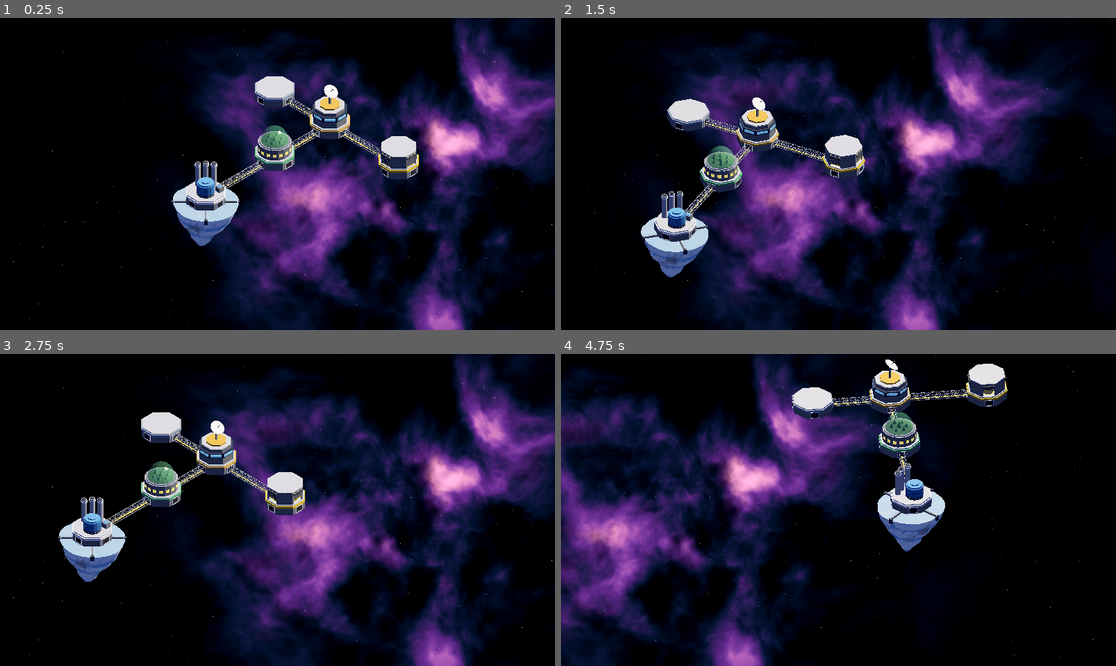
Above: before the commit, frames 1-4 (two rows, left to right).
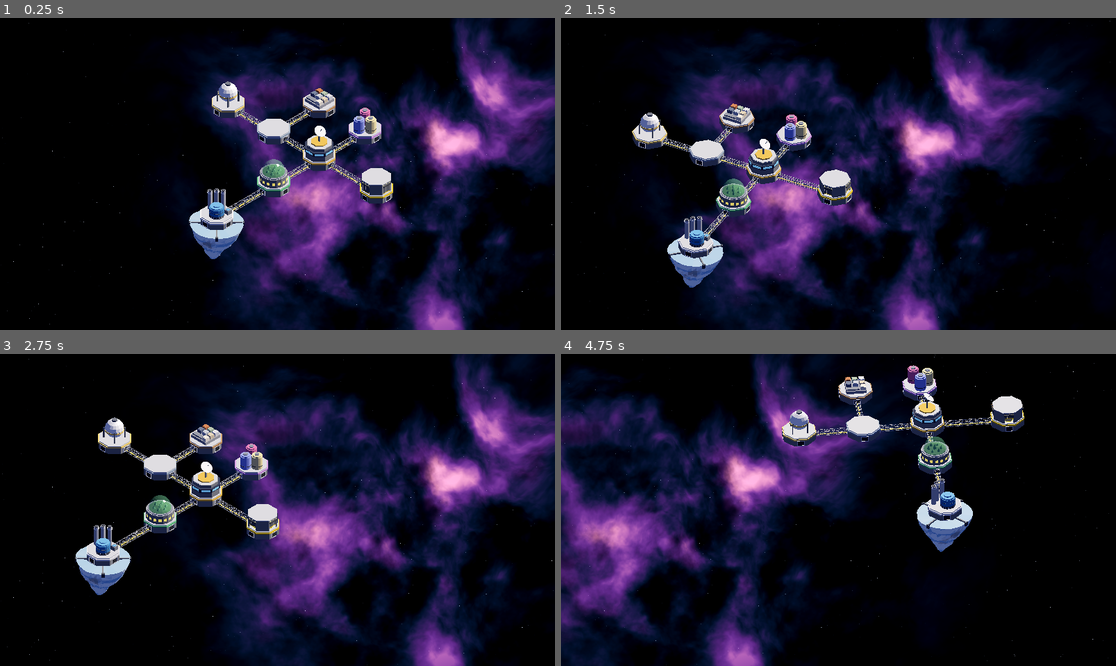
Above: after the commit, the same moments.

Repository: mturnbo/DeepYield
Game: Godot game, scene res://design/space/space_setting.tscn
Same seed, same stepped clock (60 frames per second), same inputs: the game is played once before the commit and once after it.
Inputs (mouse positions are in pixels of both pictures, inside the frame that each line leads up to):
- Up to frame 1 (0.25 s): no input
- Up to frame 2 (1.5 s): tap Enter at 0.5 s; move the mouse to (960, 158) at 0.52 s; hold D 0.53-1.25 s; tap R at 0.6 s; click (960, 158) at 0.67 s; drag from (727, 189) to (810, 236) at 1.27 s
- Up to frame 3 (2.75 s): tap Space at 2 s; move the mouse to (333, 441) at 2.02 s; hold D from 2.03 s (still down); tap R at 2.1 s
- Up to frame 4 (4.75 s): release D at 2.75 s; drag from (810, 572) to (672, 463) at 2.77 s; tap Enter at 3.5 s; move the mouse to (1005, 556) at 3.52 s; hold A 3.53-4.25 s; tap R at 3.6 s; drag from (672, 463) to (755, 432) at 4.27 s

The runs differ from the first frame. In frame 1, 8.4% of the frame differs, in the area x 30-76%, y 18-78%; in frame 2, 8.9%; in frame 3, 8.7%; in frame 4, 9.6%, in the area x 39-84%, y 1-64%.

Commit message:
Add gas, metal and helium-3 storage modules
Co-Authored-By: Claude Opus 5.5 <noreply@anthropic.com>

Diff:
--- /dev/null
+++ b/design/modules/gas_storage.gd
@@ -0,0 +1,91 @@
+@tool
+extends "res://design/modules/module_base.gd"
+## Gas storage: a module base with a violet band and three pressurized tanks, one
+## each for hydrogen, helium and nitrogen, colored by the gas they hold. Each tank
+## has a dark ring low on its side and a rounded top with a valve cap.
+## Distances are in meters.
+
+@export var tank_radius := 5.2:
+	set(value):
+		tank_radius = value
+		_rebuild()
+@export var tank_height := 13.0:
+	set(value):
+		tank_height = value
+		_rebuild()
+@export var hydrogen_color := Color("e36fa8"):
+	set(value):
+		hydrogen_color = value
+		_rebuild()
+@export var helium_color := Color("f4e3a1"):
+	set(value):
+		helium_color = value
+		_rebuild()
+@export var nitrogen_color := Color("8c9bf2"):
+	set(value):
+		nitrogen_color = value
+		_rebuild()
+@export var ring_color := Color("3a3e45"):
+	set(value):
+		ring_color = value
+		_rebuild()
+@export var cap_color := Color("7d8696"):
+	set(value):
+		cap_color = value
+		_rebuild()
+
+const TANK_SIDES := 16
+# Hydrogen at the back, nitrogen front left and helium front right, as seen from the default camera.
+const HYDROGEN_SPOT := Vector3(-5.3, 0, -5.3)
+const HELIUM_SPOT := Vector3(7.5, 0, 0)
+const NITROGEN_SPOT := Vector3(0, 0, 7.5)
+
+var _tanks: MeshInstance3D
+
+
+func _init() -> void:
+	band_color = Color("c58be0")
+
+
+func _rebuild() -> void:
+	super()
+	if not is_inside_tree():
+		return
+	if _tanks == null:
+		_tanks = MeshInstance3D.new()
+		add_child(_tanks)
+
+	var rings := SurfaceTool.new()
+	var caps := SurfaceTool.new()
+	rings.begin(Mesh.PRIMITIVE_TRIANGLES)
+	caps.begin(Mesh.PRIMITIVE_TRIANGLES)
+
+	var mesh := ArrayMesh.new()
+	var deck_top := hull_height / 2.0 + band_height + deck_height
+	for pair in [[HYDROGEN_SPOT, hydrogen_color], [HELIUM_SPOT, helium_color], [NITROGEN_SPOT, nitrogen_color]]:
+		var body := SurfaceTool.new()
+		body.begin(Mesh.PRIMITIVE_TRIANGLES)
+		_add_tank(body, rings, caps, pair[0], deck_top)
+		body.commit(mesh)
+		mesh.surface_set_material(mesh.get_surface_count() - 1, MeshBuilder.make_material(pair[1]))
+	for pair in [[rings, ring_color], [caps, cap_color]]:
+		pair[0].commit(mesh)
+		mesh.surface_set_material(mesh.get_surface_count() - 1, MeshBuilder.make_material(pair[1]))
+	_tanks.mesh = mesh
+
+
+# A round tank with a ring around it near the bottom, a narrower shoulder on top
+# and a small valve cap.
+func _add_tank(body: SurfaceTool, rings: SurfaceTool, caps: SurfaceTool, spot: Vector3, deck_top: float) -> void:
+	var top := deck_top + tank_height
+	_add_round(body, spot, tank_radius, deck_top, top)
+	_add_round(rings, spot, tank_radius + 0.15, deck_top + tank_height * 0.22, deck_top + tank_height * 0.22 + 0.6)
+	_add_round(body, spot, tank_radius * 0.82, top, top + 1.2)
+	_add_round(caps, spot, tank_radius * 0.42, top + 1.2, top + 2.0)
+
+
+func _add_round(st: SurfaceTool, center: Vector3, radius: float, bottom: float, top: float) -> void:
+	var piece := SurfaceTool.new()
+	piece.begin(Mesh.PRIMITIVE_TRIANGLES)
+	MeshBuilder.add_prism(piece, TANK_SIDES, radius, radius, bottom, top, PI / TANK_SIDES)
+	st.append_from(piece.commit(), 0, Transform3D(Basis(), center))
--- /dev/null
+++ b/design/modules/helium3_storage.gd
@@ -0,0 +1,110 @@
+@tool
+extends "res://design/modules/module_base.gd"
+## Helium-3 storage: a module base with a gold band and a single frosted white
+## cryogenic sphere held up on four struts, with a gold stripe around it and a
+## valve cap on top. Distances are in meters.
+
+@export var sphere_radius := 9.0:
+	set(value):
+		sphere_radius = value
+		_rebuild()
+## How high the bottom of the sphere sits above the deck.
+@export var clearance := 1.5:
+	set(value):
+		clearance = value
+		_rebuild()
+@export var frost_color := Color("e9edf2"):
+	set(value):
+		frost_color = value
+		_rebuild()
+@export var stripe_color := Color("ffd36e"):
+	set(value):
+		stripe_color = value
+		_rebuild()
+@export var strut_color := Color("606774"):
+	set(value):
+		strut_color = value
+		_rebuild()
+
+const SIDES := 16
+const RINGS := 8
+
+var _sphere: MeshInstance3D
+
+
+func _init() -> void:
+	band_color = Color("ffd36e")
+
+
+func _rebuild() -> void:
+	super()
+	if not is_inside_tree():
+		return
+	if _sphere == null:
+		_sphere = MeshInstance3D.new()
+		add_child(_sphere)
+
+	var frost := SurfaceTool.new()
+	var stripe := SurfaceTool.new()
+	var struts := SurfaceTool.new()
+	for st in [frost, stripe, struts]:
+		st.begin(Mesh.PRIMITIVE_TRIANGLES)
+
+	var deck_top := hull_height / 2.0 + band_height + deck_height
+	var center := Vector3(0, deck_top + clearance + sphere_radius, 0)
+	_add_sphere(frost, center)
+	MeshBuilder.add_prism(stripe, SIDES, sphere_radius * 1.02, sphere_radius * 1.02, center.y - 2.2, center.y - 0.6, PI / SIDES)
+	var cap_bottom := center.y + sphere_radius - 0.4
+	MeshBuilder.add_prism(struts, SIDES, sphere_radius * 0.3, sphere_radius * 0.3, cap_bottom, cap_bottom + 1.4, PI / SIDES)
+
+	# Four struts on the diagonals, from the deck up to the sphere's middle.
+	var strut_out := sphere_radius + 0.8
+	for i in 4:
+		var direction := Basis(Vector3.UP, PI / 4.0 + i * PI / 2.0) * Vector3.RIGHT
+		var foot := direction * strut_out + Vector3(0, deck_top, 0)
+		MeshBuilder.add_box(struts, Vector3(1.1, center.y + 1.0 - deck_top, 1.1), Transform3D(Basis(), foot + Vector3(0, (center.y + 1.0 - deck_top) / 2.0, 0)))
+		MeshBuilder.add_strut(struts, foot + Vector3(0, center.y - deck_top, 0), center + direction * (sphere_radius - 0.5), 0.6)
+
+	var mesh := ArrayMesh.new()
+	frost.commit(mesh)
+	mesh.surface_set_material(0, _frost_material())
+	stripe.commit(mesh)
+	mesh.surface_set_material(1, MeshBuilder.make_material(stripe_color))
+	struts.commit(mesh)
+	mesh.surface_set_material(2, MeshBuilder.make_material(strut_color))
+	_sphere.mesh = mesh
+
+
+# A faceted sphere: bands of panels between rings of latitude, closed by a point at each pole.
+func _add_sphere(st: SurfaceTool, center: Vector3) -> void:
+	var rings := []
+	for k in range(1, RINGS):
+		var latitude := -PI / 2.0 + k * PI / RINGS
+		var ring := []
+		for i in SIDES:
+			var angle := PI / SIDES + i * TAU / SIDES
+			ring.append(center + sphere_radius * Vector3(cos(latitude) * cos(angle), sin(latitude), cos(latitude) * sin(angle)))
+		rings.append(ring)
+
+	for k in rings.size() - 1:
+		var lower: Array = rings[k]
+		var upper: Array = rings[k + 1]
+		for i in SIDES:
+			var j := (i + 1) % SIDES
+			MeshBuilder.add_quad(st, lower[i], lower[j], upper[j], upper[i], (lower[i] + upper[j]) / 2.0 - center)
+
+	var bottom := center + Vector3(0, -sphere_radius, 0)
+	var top := center + Vector3(0, sphere_radius, 0)
+	var first: Array = rings[0]
+	var last: Array = rings[rings.size() - 1]
+	for i in SIDES:
+		var j := (i + 1) % SIDES
+		MeshBuilder.add_triangle(st, first[i], first[j], bottom, (first[i] + first[j] + bottom) / 3.0 - center)
+		MeshBuilder.add_triangle(st, last[i], last[j], top, (last[i] + last[j] + top) / 3.0 - center)
+
+
+func _frost_material() -> StandardMaterial3D:
+	var material := MeshBuilder.make_material(frost_color)
+	material.roughness = 0.6
+	material.metallic = 0.0
+	return material
--- /dev/null
+++ b/design/modules/metal_storage.gd
@@ -0,0 +1,83 @@
+@tool
+extends "res://design/modules/module_base.gd"
+## Metal storage: a module base with a bronze band and a raised block topped with
+## seven lidded bins, one for each asteroid metal, colored by the metal it holds.
+## A low loader runs along the front of the block where the two missing bins
+## would be. Distances are in meters.
+
+@export var block_size := 19.0:
+	set(value):
+		block_size = value
+		_rebuild()
+@export var block_height := 3.0:
+	set(value):
+		block_height = value
+		_rebuild()
+@export var bin_size := 5.0:
+	set(value):
+		bin_size = value
+		_rebuild()
+@export var bin_height := 3.4:
+	set(value):
+		bin_height = value
+		_rebuild()
+@export var block_color := Color("9a9ea5"):
+	set(value):
+		block_color = value
+		_rebuild()
+@export var loader_color := Color("7b8290"):
+	set(value):
+		loader_color = value
+		_rebuild()
+
+# Each bin's grid cell (x, z) on the block, and the color of the metal it holds.
+const BINS := [
+	[Vector2i(-1, -1), Color("c0714a")],  # iron
+	[Vector2i(0, -1), Color("9db39a")],   # nickel
+	[Vector2i(1, -1), Color("d9dde2")],   # magnesium
+	[Vector2i(-1, 0), Color("5e6b85")],   # silicon
+	[Vector2i(0, 0), Color("b7c0cc")],    # aluminum
+	[Vector2i(1, 0), Color("d8c7a8")],    # palladium
+	[Vector2i(1, 1), Color("ece6d6")],    # platinum
+]
+
+var _block: MeshInstance3D
+
+
+func _init() -> void:
+	band_color = Color("b98a5e")
+
+
+func _rebuild() -> void:
+	super()
+	if not is_inside_tree():
+		return
+	if _block == null:
+		_block = MeshInstance3D.new()
+		add_child(_block)
+
+	var deck_top := hull_height / 2.0 + band_height + deck_height
+	var block_top := deck_top + block_height
+	var cell := block_size / 3.0
+
+	var block := SurfaceTool.new()
+	var loader := SurfaceTool.new()
+	block.begin(Mesh.PRIMITIVE_TRIANGLES)
+	loader.begin(Mesh.PRIMITIVE_TRIANGLES)
+	MeshBuilder.add_box(block, Vector3(block_size, block_height, block_size), Transform3D(Basis(), Vector3(0, deck_top + block_height / 2.0, 0)))
+	MeshBuilder.add_box(loader, Vector3(cell * 2.0 - 1.0, 1.4, bin_size * 0.8), Transform3D(Basis(), Vector3(-cell / 2.0, block_top + 0.7, cell)))
+
+	var mesh := ArrayMesh.new()
+	block.commit(mesh)
+	mesh.surface_set_material(0, MeshBuilder.make_material(block_color))
+	loader.commit(mesh)
+	mesh.surface_set_material(1, MeshBuilder.make_material(loader_color))
+	for entry in BINS:
+		var bin := SurfaceTool.new()
+		bin.begin(Mesh.PRIMITIVE_TRIANGLES)
+		var center := Vector3(entry[0].x * cell, block_top, entry[0].y * cell)
+		MeshBuilder.add_box(bin, Vector3(bin_size, bin_height, bin_size), Transform3D(Basis(), center + Vector3(0, bin_height / 2.0, 0)))
+		MeshBuilder.add_box(bin, Vector3(bin_size - 0.6, 0.3, bin_size - 0.6), Transform3D(Basis(), center + Vector3(0, bin_height + 0.15, 0)))
+		bin.commit(mesh)
+		mesh.surface_set_material(mesh.get_surface_count() - 1, MeshBuilder.make_material(entry[1]))
+	_block.mesh = mesh
--- a/design/space/space_setting.tscn
+++ b/design/space/space_setting.tscn
@@ -11,6 +11,9 @@
 [ext_resource type="Script" path="res://design/modules/electrolysis_plant.gd" id="9_plant"]
 [ext_resource type="Script" path="res://design/modules/ice_chunk.gd" id="10_ice"]
 [ext_resource type="Script" path="res://design/modules/ship_dock.gd" id="11_dock"]
+[ext_resource type="Script" path="res://design/modules/gas_storage.gd" id="12_gas"]
+[ext_resource type="Script" path="res://design/modules/metal_storage.gd" id="13_metal"]
+[ext_resource type="Script" path="res://design/modules/helium3_storage.gd" id="14_he3"]
 
 [sub_resource type="Environment" id="Environment_space"]
 background_mode = 1
@@ -41,14 +44,14 @@
 light_energy = 1.3
 
 [node name="CameraRig" type="Node3D" parent="."]
-position = Vector3(68, -10, 65)
+position = Vector3(40, -10, 35)
 script = ExtResource("1_rig")
-zoom = 240.0
+zoom = 290.0
 
 [node name="Camera3D" type="Camera3D" parent="CameraRig"]
 projection = 1
 current = true
-size = 240.0
+size = 290.0
 near = 1.0
 far = 10000.0
 
@@ -127,6 +130,48 @@
 position = Vector3(0, -6, 0)
 script = ExtResource("10_ice")
 
+[node name="FramePiece11" type="Node3D" parent="Platform"]
+position = Vector3(60, 0, -15)
+rotation = Vector3(0, 1.5708, 0)
+script = ExtResource("5_frame")
+
+[node name="FramePiece12" type="Node3D" parent="Platform"]
+position = Vector3(60, 0, -30)
+rotation = Vector3(0, 1.5708, 0)
+script = ExtResource("5_frame")
+
+[node name="GasStorage" type="Node3D" parent="Platform"]
+position = Vector3(60, 0, -60)
+script = ExtResource("12_gas")
+
+[node name="FramePiece13" type="Node3D" parent="Platform"]
+position = Vector3(0, 0, -15)
+rotation = Vector3(0, 1.5708, 0)
+script = ExtResource("5_frame")
+
+[node name="FramePiece14" type="Node3D" parent="Platform"]
+position = Vector3(0, 0, -30)
+rotation = Vector3(0, 1.5708, 0)
+script = ExtResource("5_frame")
+
+[node name="MetalStorage" type="Node3D" parent="Platform"]
+position = Vector3(0, 0, -60)
+script = ExtResource("13_metal")
+
+[node name="FramePiece15" type="Node3D" parent="Platform"]
+position = Vector3(-15, 0, 0)
+rotation = Vector3(0, 3.14159, 0)
+script = ExtResource("5_frame")
+
+[node name="FramePiece16" type="Node3D" parent="Platform"]
+position = Vector3(-30, 0, 0)
+rotation = Vector3(0, 3.14159, 0)
+script = ExtResource("5_frame")
+
+[node name="Helium3Storage" type="Node3D" parent="Platform"]
+position = Vector3(-60, 0, 0)
+script = ExtResource("14_he3")
+
 [node name="AsteroidField" type="Node3D" parent="."]
 position = Vector3(-636, 0, -636)
 script = ExtResource("3_field")
Not shown, added: design/modules/gas_storage.gd.uid
Not shown, added: design/modules/helium3_storage.gd.uid
Not shown, added: design/modules/metal_storage.gd.uid
Not shown: 1 places in design/space/space_setting.tscn that only renumber resources
